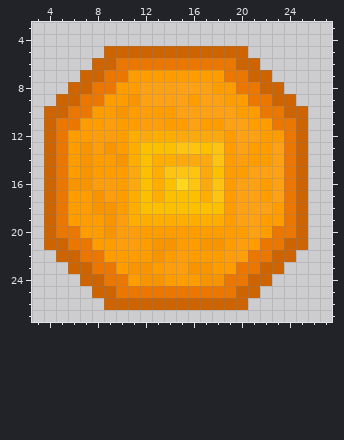
A pixel-art sprite gets an edit: TANXL_ENGINE/Texture/TANXL_COIN_01_64X64.png. Above, as it was before the edit.
The file is 64x64 pixels, drawn in blocks of 2x2; one block is one cell here. Colours within 5 levels of each other are drawn and written as one. Shown: x 3..27, y 3..27. The old version is drawn lined up with the new one.
After the commit:
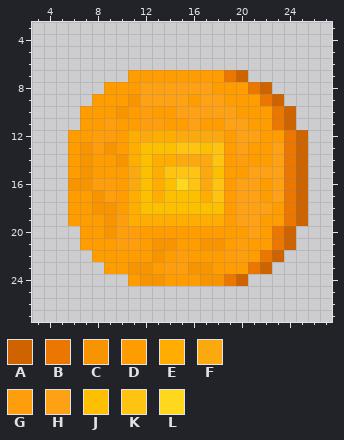
Palette (. is transparent): A #cd6400  B #ec7700  C #f79400  D #ff9c00  E #ffad00  F #fca90f  G #ff9e0d  H #ffa114  J #fcc000  K #ffc412  L #ffd71d
What changed:
whole drawing moved by -1,+0 (the old picture is shown already moved)
Colour B gives way to colour A in row 7 at x 20; in row 11 at x 24; in row 20 at x 24; in row 24 at x 20.
Colour B gives way to colour D in row 8 at x 9 and 20; in row 9 at x 8 and 21; in row 10 at x 7 and 22; in row 21 at x 7 and 22; in row 22 at x 8 and 21; in row 23 at x 9 and 20.
Colour A is removed in row 5 at x 9 to 20; in row 6 at x 8 to 9 and 20 to 21; in row 7 at x 7 to 8 and 21 to 22; in row 8 at x 6 to 7 and 23; in row 9 at x 5 to 6 and 24; in row 10 at x 4 to 5 and 25.
Colour A is removed in row 11 at x 4 and 25; in rows 12 to 19 at x 4; in row 20 at x 4 and 25; in row 21 at x 4 to 5 and 25; in row 22 at x 5 to 6 and 24; in row 23 at x 6 to 7 and 23.
Colour A is removed in row 24 at x 7 to 8 and 21 to 22; in row 25 at x 8 to 9 and 20 to 21; in row 26 at x 9 to 20.
Colour B is removed in row 6 at x 10 to 19; in row 7 at x 9 to 10; in row 8 at x 8; in row 9 at x 7; in row 10 at x 6; in row 11 at x 5 to 6.
Colour B is removed in rows 12 to 19 at x 5; in row 20 at x 5 to 6; in row 21 at x 6; in row 22 at x 7; in row 23 at x 8; in row 24 at x 9 to 10.
Colour B is removed in row 25 at x 10 to 19.
Pixel boxes of the changes (left, top, right, bottom) in both pictures:
changed: (44, 46, 308, 310)
